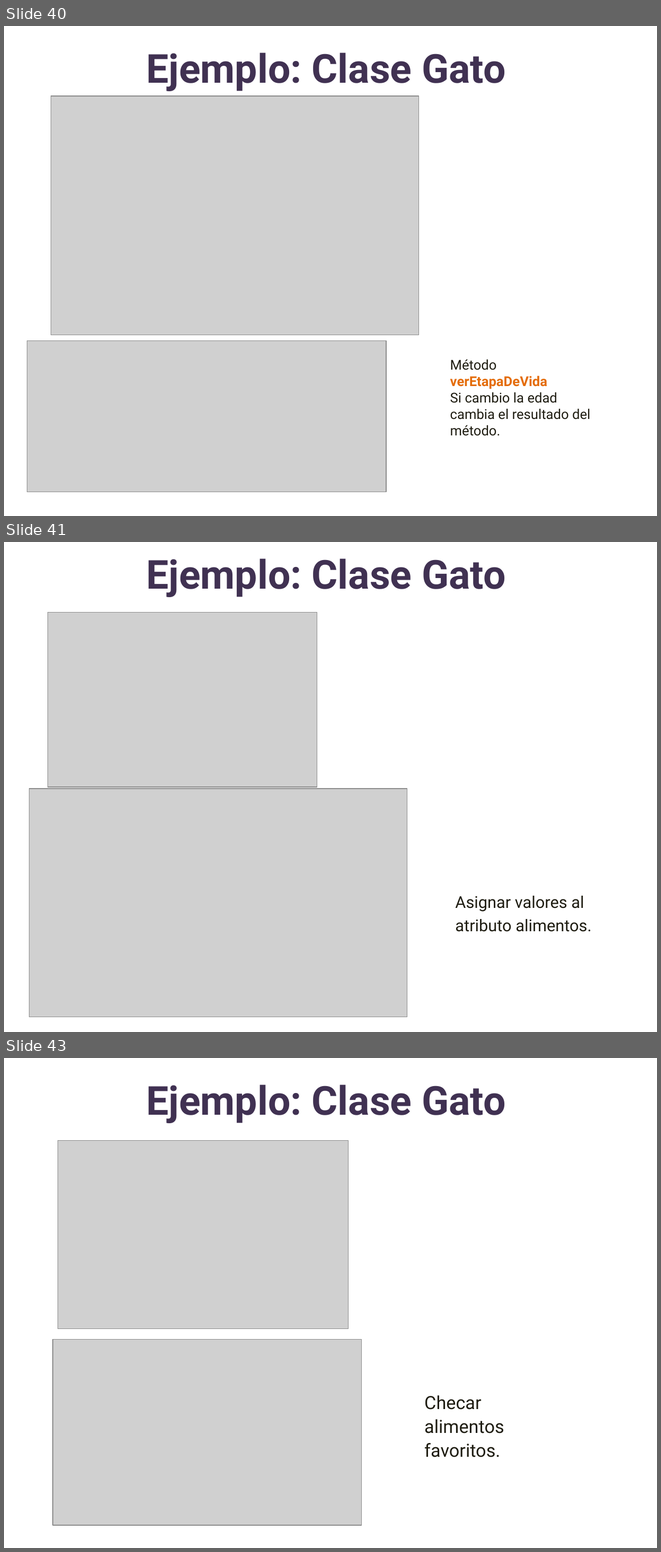
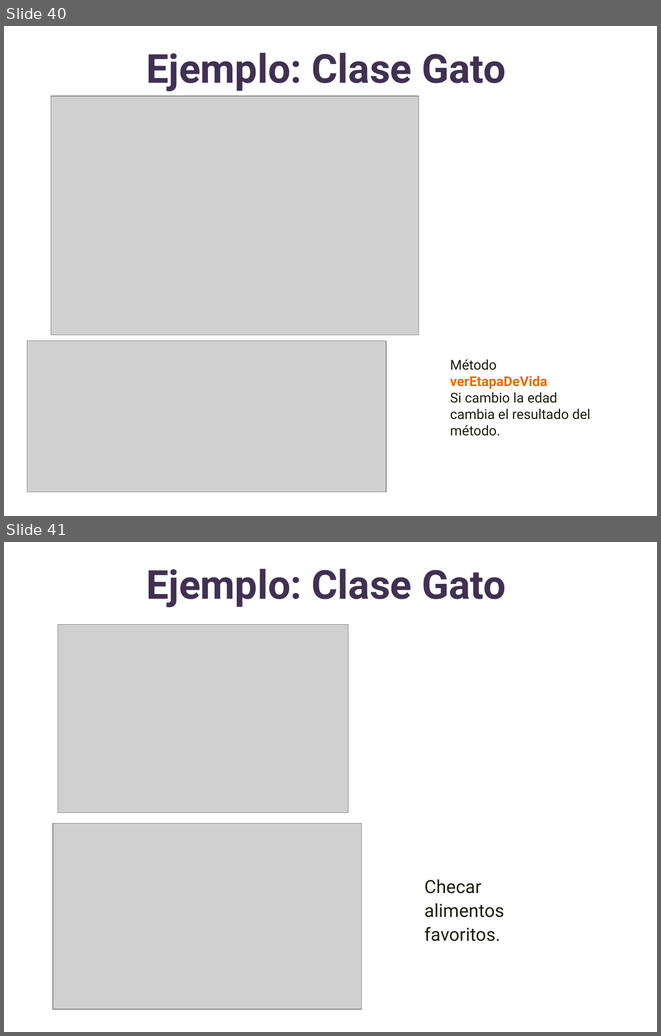
Before and after one commit to lizetheP/Analitica, a slide deck: CalendarioAgo2022/presentaciones/14_POO.pptx. Shown one above the other, each under a label of ours: slides 40, 41 and 43 before the commit, slides 40 and 41 after it; the slides between them are not shown. The pictures are 661x1552 and 661x1036 pixels, drawn with LibreOffice and Linux fonts; fonts in the diff are those of the drawing; grey boxes stand for pictures. Boxes give left, top, right and bottom in pixels: in the first picture for what was removed or moved away, otherwise in the second. Text is boxed around its words. In the diff, an @@ line names an element or a change of style, - is before the commit and + after.

```diff
--- a/CalendarioAgo2022/presentaciones/14_POO.pptx
+++ b/CalendarioAgo2022/presentaciones/14_POO.pptx
@@ slide 41 removed at (4, 542, 657, 1032), background #FFFFFF @@
@@ title removed at (146, 558, 505, 597) @@
-Ejemplo: Clase Gato
@@ picture removed at (48, 612, 317, 787) @@
@@ picture removed at (29, 788, 407, 1017) @@
@@ text removed at (455, 896, 591, 932) @@
-Asignar valores al atributo alimentos.
@@ what was slide 43 is now slide 41 @@
```
Also in this commit, not shown: 1 slide changed, 1 slide added, 2 other slides removed, 5 other files.
